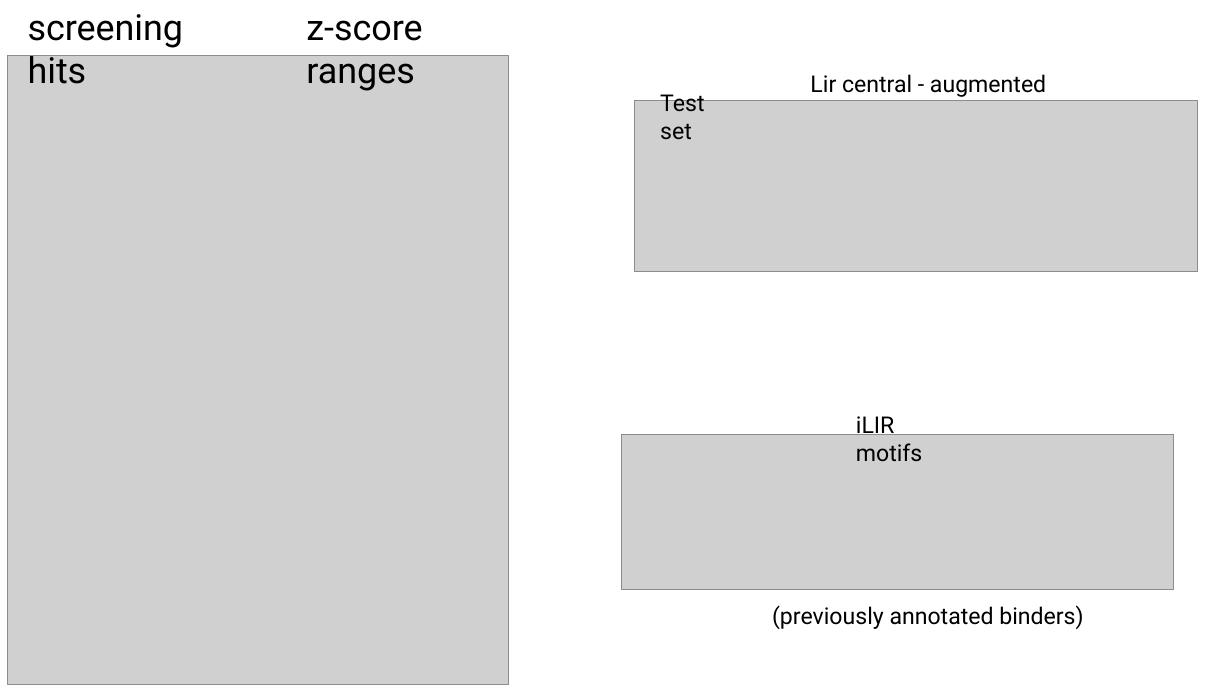
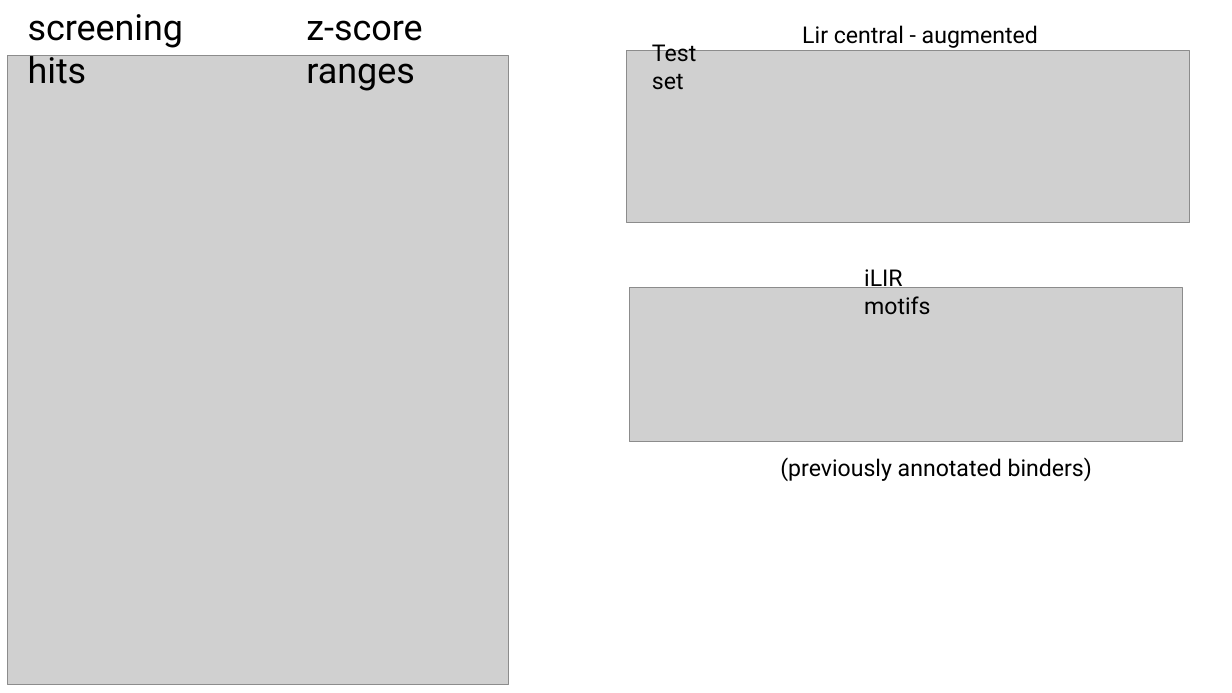
Before and after one commit to jacksonh1/lir_screen_pssm, a slide deck: slide 7 of reports/results-ongoing.pptx (slide 6 before the commit). Drawn at 1232x693 pixels with LibreOffice and Linux fonts; fonts in the diff are those of the drawing; grey boxes stand for pictures. Boxes give left, top, right and bottom in pixels: in the first picture for what was removed or moved away, otherwise in the second. Text is boxed around its words. In the diff, an @@ line names an element or a change of style, - is before the commit and + after.

```diff
--- a/reports/results-ongoing.pptx
+++ b/reports/results-ongoing.pptx
@@ 2 texts, 1 picture: place and size @@
-2 texts, 1 picture at box(635, 74, 1198, 273)
+2 texts, 1 picture at box(627, 25, 1189, 223)
@@ text "iLIR motifs": place and size @@
-text "iLIR motifs" at box(856, 416, 922, 462)
+text "iLIR motifs" at box(864, 269, 930, 315)
@@ picture: place and size @@
-picture at box(621, 434, 1174, 590)
+picture at box(629, 287, 1182, 443)
@@ text "(previously annotated binders)": place and size @@
-text "(previously annotated binders)" at box(772, 605, 1083, 629)
+text "(previously annotated binders)" at box(780, 457, 1092, 481)
```
Also in this commit, not shown: 4 other slides changed, 4 slides added, 11 slides removed, 3 other files.
